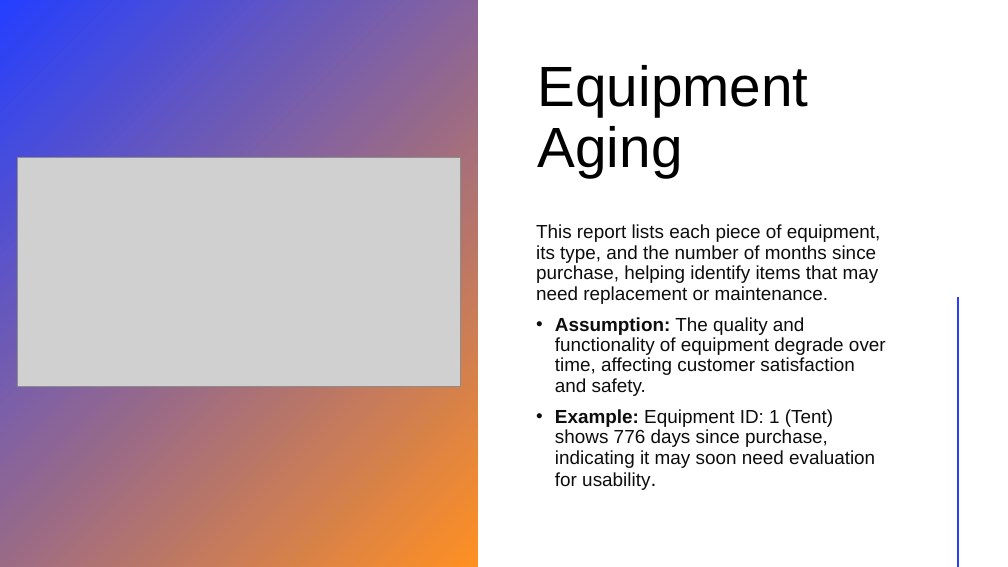
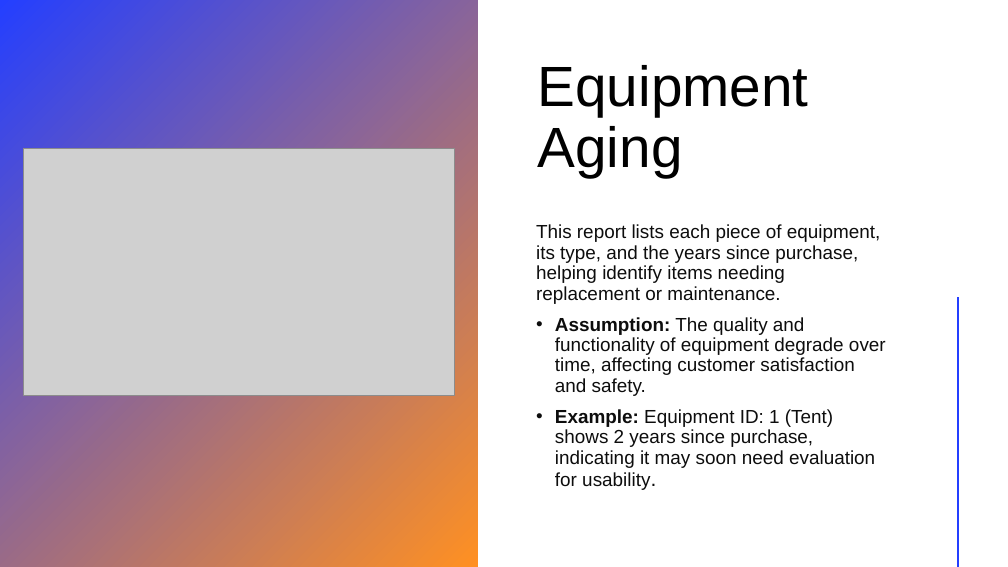
Before and after one commit to GeraltOfCodea/csd-310, a slide deck: slide 6 of module-12/DeltaTeam-Module12-Final.pptx. Drawn at 1008x567 pixels with LibreOffice and Linux fonts; fonts in the diff are those of the drawing; grey boxes stand for pictures. Boxes give left, top, right and bottom in pixels: in the first picture for what was removed or moved away, otherwise in the second. Text is boxed around its words. In the diff, an @@ line names an element or a change of style, - is before the commit and + after.

Commit message:
Added module 12 added equipment aging to months and sales by quarter

```diff
--- a/module-12/DeltaTeam-Module12-Final.pptx
+++ b/module-12/DeltaTeam-Module12-Final.pptx
@@ picture: place and size @@
-picture at [17,157,461,386]
+picture at [23,149,455,395]
@@ text at [536,224,880,304]: text changed @@
-This report lists each piece of equipment, its type, and the number of months since purchase, helping identify items that may need replacement or maintenance.
+This report lists each piece of equipment, its type, and the years since purchase, helping identify items needing replacement or maintenance.
@@ text at [555,409,875,490]: text changed @@
-• Example: Equipment ID: 1 (Tent) shows 776 days since purchase, indicating it may soon need evaluation for usability.
+• Example: Equipment ID: 1 (Tent) shows 2 years since purchase, indicating it may soon need evaluation for usability.
```
Also in this commit, not shown: 1 other slide changed, 2 other files.
